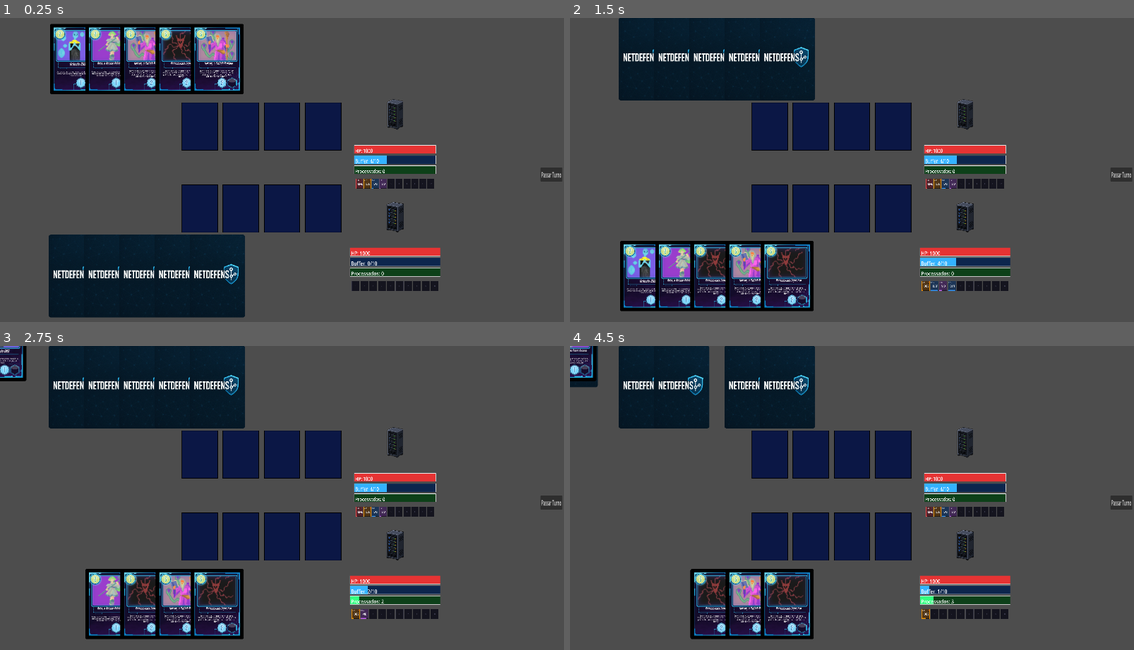
Above: before the commit, frames 1-4 (two rows, left to right).
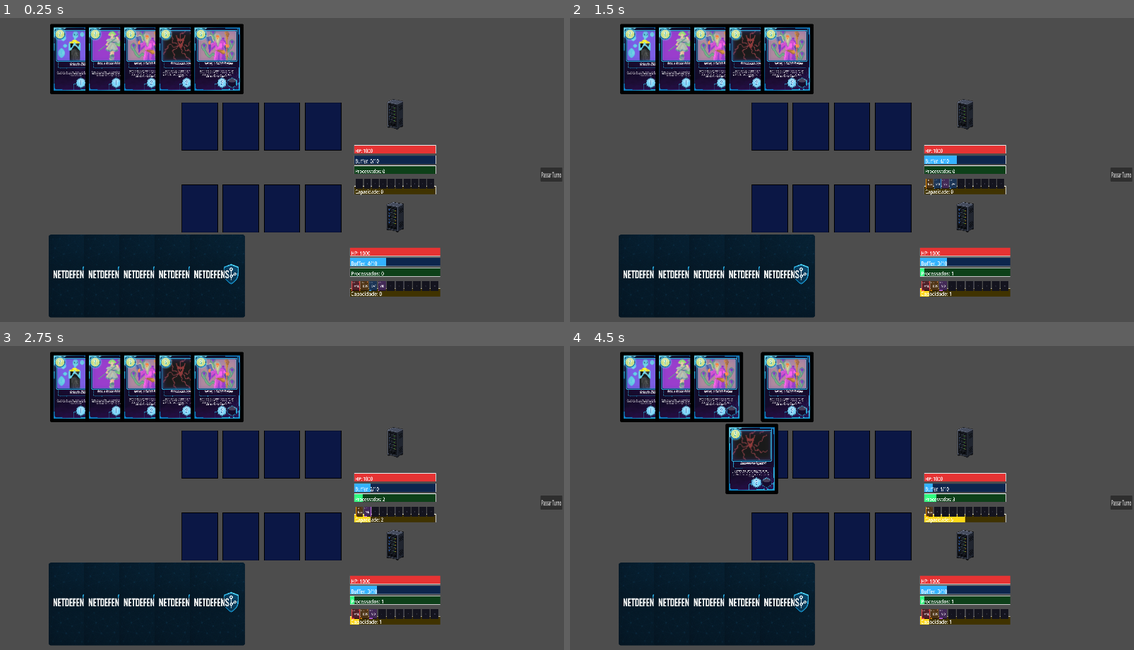
Above: after the commit, the same moments.

Repository: lucsol1/net-defense
Game: Godot game, scene res://scenes/game.tscn
Two runs of this game, one before a commit and one after it. Both use one fixed random seed, a clock stepped at 60 frames per second and the inputs below. This scene is started directly instead of the project's main scene.
Inputs (mouse positions are in pixels of both pictures, inside the frame that each line leads up to):
- Up to frame 1 (0.25 s): no input
- Up to frame 2 (1.5 s): click "Passar Turno" at 0.5 s; click "Estou Pronto" at 1.25 s
- Up to frame 3 (2.75 s): tap Enter at 2 s; drag from (73, 385) to (73, 604) at 2.02 s
- Up to frame 4 (4.5 s): drag from (682, 385) to (682, 604) at 2.77 s; move the mouse to (716, 385) at 3.52 s; click (716, 385) at 3.67 s; drag from (750, 385) to (750, 604) at 4.27 s

The runs differ from the first frame. In frame 1, 1.3% of the frame differs, in the area x 62-79%, y 45-92%; in frame 2, 16%; in frame 3, 17%; in frame 4, 20%, in the area x 0-79%, y 0-99%.

Commit message:
feat: fix pass pashe and right button card on field

Diff:
--- a/scripts/ServerHUD.gd
+++ b/scripts/ServerHUD.gd
@@ -68,6 +68,11 @@
 		Color(0.2, 1.0, 0.5), Color(0.05, 0.25, 0.1),
 		"Processados: %d" % status["processed_packets"])
 
+	_draw_bar(origin + Vector2(0, row * 4),
+		min(float(status["processing_power"]) / 10.0, 1.0),
+		Color(1.0, 0.85, 0.1), Color(0.25, 0.2, 0.0),
+		"Capacidade: %d" % status["processing_power"])
+
 	if status["firewall"] > 0:
 		_draw_bar(origin + Vector2(0, row * 3),
 			min(float(status["firewall"]) / 5.0, 1.0),
@@ -105,7 +110,7 @@
 		var pos = start + Vector2(i * (slot_w + gap), 0)
 		var rect = Rect2(pos, Vector2(slot_w, slot_h))
 
-		draw_rect(rect, Color(0.08, 0.08, 0.12), true, 0.0)
+		draw_rect(rect, Color(0.08, 0.08, 0.12), true)
 		draw_rect(rect, Color(0.3, 0.3, 0.4, 0.5), false, 1.5)
 
 		if i < server.buffer.size():
@@ -113,7 +118,7 @@
 			var col      = TYPE_COLORS.get(pkt.type, Color.WHITE)
 			var progress = 1.0 - clamp(pkt.remaining_time / pkt.process_time, 0.0, 1.0)
 
-			draw_rect(rect, Color(col.r, col.g, col.b, 0.25), true, 0.0)
+			draw_rect(rect, Color(col.r, col.g, col.b, 0.25), true)
 
 			var bar_h   = 14.0
 			var bar_pos = Vector2(pos.x, pos.y + slot_h - bar_h)
--- a/scripts/card.gd
+++ b/scripts/card.gd
@@ -2,44 +2,75 @@
 class_name Card
 
 signal card_played(card_id)
+signal card_discarded(card_id)
+signal card_activated(card_id)
 
+var in_field: bool = false
 var card_id: int
 var original_position: Vector2
 var dragging := false
 var face_down: bool = false
 @export var back_texture: Texture2D
-
 @onready var card_image: Sprite2D = $CardImage
 @onready var area: Area2D = $Area2D
-
 var original_scale: Vector2
 var original_z: int
-
 var preview: Node2D = null
 
 func _ready() -> void:
 	area.input_event.connect(_on_area_input)
 
+func _input(event: InputEvent) -> void:
+	if not in_field:
+		return
+	if event is InputEventMouseButton and event.button_index == MOUSE_BUTTON_LEFT and event.pressed:
+		var half = Vector2(120.0, 160.0) / 2.0
+		var rect = Rect2(global_position - half, Vector2(120.0, 160.0))
+		if rect.has_point(get_global_mouse_position()):
+			_show_field_menu()
+			get_viewport().set_input_as_handled()
+
 func _on_area_input(_viewport, event, _shape_idx) -> void:
+	print("area input - in_field: ", in_field, " face_down: ", face_down)
+	if in_field:
+		return
 	if event is InputEventMouseButton and event.button_index == MOUSE_BUTTON_LEFT:
 		if event.pressed:
-
 			if face_down:
 				return
-
 			dragging = true
 			original_position = global_position
 			z_index = 100
 		else:
 			dragging = false
 			z_index = 0
-			_check_drop()
-
+			if not face_down:
+				_check_drop()
 	if event is InputEventMouseButton and event.button_index == MOUSE_BUTTON_RIGHT:
 		if event.pressed:
 			_show_details()
 		else:
 			_hide_details()
+
+func _show_field_menu() -> void:
+	if get_node_or_null("/root/FieldMenu"):
+		return
+	var menu = PopupMenu.new()
+	menu.name = "FieldMenu"
+	menu.add_item("Ativar poder", 0)
+	menu.add_item("Descartar", 1)
+	get_tree().root.add_child(menu)
+	var screen_pos = get_viewport().get_canvas_transform() * global_position
+	menu.position = Vector2i(screen_pos)
+	menu.popup()
+	menu.id_pressed.connect(func(id):
+		if id == 0:
+			emit_signal("card_activated", card_id)
+		else:
+			emit_signal("card_discarded", card_id)
+			queue_free()
+		menu.queue_free()
+	)
 
 func _show_details() -> void:
 	if face_down:
@@ -56,22 +87,31 @@
 		preview = null
 
 func _process(_delta: float) -> void:
-	if dragging:
+	if dragging and not in_field and not face_down:
 		global_position = get_global_mouse_position()
+
+func flip(_face_down: bool) -> void:
+	face_down = _face_down
+	if face_down:
+		card_image.texture = back_texture
+	else:
+		var data = CardDatabase.get_card(card_id)
+		if data.get("sprite", "") != "":
+			card_image.texture = load(data["sprite"])
+			card_image.scale = Vector2(
+				120.0 / card_image.texture.get_size().x,
+				160.0 / card_image.texture.get_size().y
+			)
 
 func setup(_card_id: int, _face_down: bool = false) -> void:
 	card_id = _card_id
 	face_down = _face_down
-
 	if face_down:
 		card_image.texture = back_texture
 		return
-
 	var data = CardDatabase.get_card(card_id)
-
 	if data.get("sprite", "") != "":
 		card_image.texture = load(data["sprite"])
-
 		card_image.scale = Vector2(
 			120.0 / card_image.texture.get_size().x,
 			160.0 / card_image.texture.get_size().y
@@ -82,43 +122,42 @@
 	for other_area in overlapping:
 		if other_area.is_in_group("play_area"):
 			var field = other_area.get_parent()
-
 			if field.owner_id != GameManager.current_index:
 				global_position = original_position
 				return
-
 			if not field.is_slot_free(other_area):
+				global_position = original_position
+				return
+			var cost = CardDatabase.get_card(card_id).get("cost", 0)
+			if not GameManager.current_server().can_afford(cost):
 				global_position = original_position
 				return
 
 			field.occupy_slot(other_area)
 
+			# guarda tudo antes de mudar de pai
+			var slot_global_pos = other_area.global_position
+			var target_size = Vector2(field.SLOT_WIDTH, field.SLOT_HEIGHT)
+			# usa tamanho base da imagem sem scale aplicado
+			var base_size = card_image.texture.get_size() * card_image.scale
+			var new_scale = Vector2(target_size.x / base_size.x, target_size.y / base_size.y)
+
 			var old_parent = get_parent()
 			old_parent.remove_child(self)
 			field.add_child(self)
 
-			# encaixa no slot
-			global_position = other_area.global_position
+			# reseta scale antes de aplicar o novo
+			scale = Vector2.ONE
+			global_position = slot_global_pos
+			scale = new_scale
 			z_index = 1
-
-			# redimensiona pro tamanho do slot
-			var target_size = Vector2(field.SLOT_WIDTH, field.SLOT_HEIGHT)
-			var sprite_size = get_sprite_size()
-			scale = Vector2(target_size.x / sprite_size.x, target_size.y / sprite_size.y)
-
-			print("sprite_size: ", get_sprite_size())
-			print("target_size: ", target_size)
-			print("scale calculado: ", scale)
-
 			dragging = false
-			area.input_event.disconnect(_on_area_input)
-
+			in_field = true
 			emit_signal("card_played", card_id)
 			return
-
 	global_position = original_position
 
 func get_sprite_size() -> Vector2:
 	if card_image.texture:
 		return card_image.texture.get_size() * card_image.scale
-	return Vector2(100, 140)
+	return Vector2(100.0, 140.0)
--- a/scripts/field.gd
+++ b/scripts/field.gd
@@ -1,45 +1,37 @@
 extends Node2D
 
-const SLOT_WIDTH = 120
-const SLOT_HEIGHT = 160
-const SPACING = 20
+const SLOT_WIDTH = 120.0
+const SLOT_HEIGHT = 160.0
+const SPACING = 20.0
 
 var owner_id: int = 0
-
 var slots: Array[Area2D] = []
-
 var occupied: Dictionary = {}
-
 
 func _ready() -> void:
 	_create_slots(4)
 
 func _create_slots(count: int) -> void:
 	var total_width = (SLOT_WIDTH + SPACING) * count
-	var start_x = -total_width / 2  # centraliza na tela
-
+	var start_x = -total_width / 2.0
 	for i in count:
 		var slot = Area2D.new()
 		slot.add_to_group("play_area")
-
 		var shape = CollisionShape2D.new()
 		var rect = RectangleShape2D.new()
 		rect.size = Vector2(SLOT_WIDTH, SLOT_HEIGHT)
 		shape.shape = rect
 		slot.add_child(shape)
-
 		var outline = ColorRect.new()
-		outline.size = Vector2(SLOT_WIDTH + 4, SLOT_HEIGHT + 4)
-		outline.position = Vector2(-SLOT_WIDTH / 2 - 2, -SLOT_HEIGHT / 2 - 2)
+		outline.size = Vector2(SLOT_WIDTH + 4.0, SLOT_HEIGHT + 4.0)
+		outline.position = Vector2(-SLOT_WIDTH / 2.0 - 2.0, -SLOT_HEIGHT / 2.0 - 2.0)
 		outline.color = Color(0, 0, 0, 1)
 		slot.add_child(outline)
-
 		var border = ColorRect.new()
 		border.size = Vector2(SLOT_WIDTH, SLOT_HEIGHT)
-		border.position = Vector2(-SLOT_WIDTH / 2, -SLOT_HEIGHT / 2)
+		border.position = Vector2(-SLOT_WIDTH / 2.0, -SLOT_HEIGHT / 2.0)
 		border.color = Color(0.05, 0.1, 0.3, 0.9)
 		slot.add_child(border)
-
 		slot.position = Vector2(start_x + i * (SLOT_WIDTH + SPACING), 0)
 		add_child(slot)
 		slots.append(slot)
--- a/scripts/game.gd
+++ b/scripts/game.gd
@@ -1,12 +1,10 @@
 extends Node2D
-
 const CARD_SCENE = preload("res://scenes/card.tscn")
 @onready var hud1: ServerHUD = $server1/ServerHud
 @onready var hud2: ServerHUD = $server2/ServerHud
 @onready var panel = $panel_transition
 @onready var panel_label = $panel_transition/label
 @onready var pass_button = $pass_turn
-
 
 func _ready() -> void:
 	var p1 = Player.new(0, "Player 1")
@@ -21,33 +19,27 @@
 	$field2.owner_id = 1
 	p1.build_deck()
 	p2.build_deck()
-
-	print("Deck p1: ", p1.deck)
-	print("Deck p2: ", p2.deck)
-
 	for i in 5:
 		p1.draw_card()
 		p2.draw_card()
-
-	print("Mão p1: ", p1.hand)
-	print("Mão p2: ", p2.hand)
-
 	GameManager.start_game(p1, p2, s1, s2)
 	_spawn_hand(p1, $hand1, false)
 	_spawn_hand(p2, $hand2, true)
-
 	panel.hide()
 	pass_button.pressed.connect(_on_pass_turn)
 	$panel_transition/pass_ready.pressed.connect(_on_ready_pressed)
 
 func _on_pass_turn() -> void:
-	GameManager.end_turn()
-	var next = GameManager.players[GameManager.current_index]
-	panel_label.text = "Passe o controle para\n" + next.player_name
+	print("pass turn - current antes: ", GameManager.current_index)
+	var next_index = (GameManager.current_index + 1) % 2
+	panel_label.text = "Passe o controle para\n" + GameManager.players[next_index].player_name
 	panel.show()
 
 func _on_ready_pressed() -> void:
+	print("ready pressed - current antes: ", GameManager.current_index)
 	panel.hide()
+	GameManager.end_turn()
+	print("ready pressed - current depois: ", GameManager.current_index)
 	_rebuild_hands()
 
 func _rebuild_hands() -> void:
@@ -55,20 +47,37 @@
 		child.queue_free()
 	for child in $hand2.get_children():
 		child.queue_free()
-
 	var p1 = GameManager.players[0]
 	var p2 = GameManager.players[1]
+	var is_p1_turn = GameManager.current_index == 0
 
-	if GameManager.current_index == 0:
+	# cartas no field ficam sempre visíveis
+	for card in $field1.get_children():
+		if card is Card:
+			card.flip(false)
+			_connect_field_card(card)
+	for card in $field2.get_children():
+		if card is Card:
+			card.flip(false)
+			_connect_field_card(card)
+
+	# só a mão do adversário fica face_down
+	if is_p1_turn:
 		_spawn_hand(p1, $hand1, false)
 		_spawn_hand(p2, $hand2, true)
 	else:
 		_spawn_hand(p1, $hand1, true)
 		_spawn_hand(p2, $hand2, false)
 
+func _connect_field_card(card: Card) -> void:
+	# desconecta tudo antes para evitar duplicatas
+	if card.card_activated.get_connections().size() == 0:
+		card.card_activated.connect(func(id): GameManager.activate_card(id))
+	if card.card_discarded.get_connections().size() == 0:
+		card.card_discarded.connect(func(id): GameManager.discard_card(id))
+
 func _spawn_hand(player: Player, hand_node: Node2D, face_down: bool = false) -> void:
 	var spacing = 120
-
 	for i in player.hand.size():
 		var card = CARD_SCENE.instantiate()
 		hand_node.add_child(card)
@@ -76,3 +85,5 @@
 		card.position = Vector2(i * spacing, 0)
 		if not face_down:
 			card.card_played.connect(func(id): GameManager.play_card(id))
+			card.card_activated.connect(func(id): GameManager.activate_card(id))
+			card.card_discarded.connect(func(id): GameManager.discard_card(id))
--- a/scripts/game_manager.gd
+++ b/scripts/game_manager.gd
@@ -32,19 +32,11 @@
 	_check_game_over()
 
 
-func start_game(
-	p1: Player,
-	p2: Player,
-	s1: Server,
-	s2: Server
-) -> void:
-
+func start_game(p1: Player, p2: Player, s1: Server, s2: Server) -> void:
 	players = [p1, p2]
 	servers = [s1, s2]
-
-	current_index = 0
+	current_index = randi() % 2
 	turn = 1
-
 	_start_turn()
 
 
@@ -202,6 +194,15 @@
 
 	return result
 
+func activate_card(card_id: int) -> void:
+	var player = current_player()
+	var server = current_server()
+	var enemy_server = servers[1 - current_index]
+	CardDatabase.apply_effect(card_id, player, server, enemy_server)
+	player.remove_card(card_id)
+
+func discard_card(card_id: int) -> void:
+	current_player().remove_card(card_id)
 
 func current_player() -> Player:
 	return players[current_index]
--- a/scripts/server.gd
+++ b/scripts/server.gd
@@ -156,5 +156,8 @@
 		"processing_power": processing_power,
 		"processed_packets": processed_packets,
 		"buffer_current": buffer.size(),
-		"buffer_max": buffer_size
+		"buffer_max": buffer_size,
 	}
+
+func can_afford(cost: int) -> bool:
+	return processing_power >= cost
